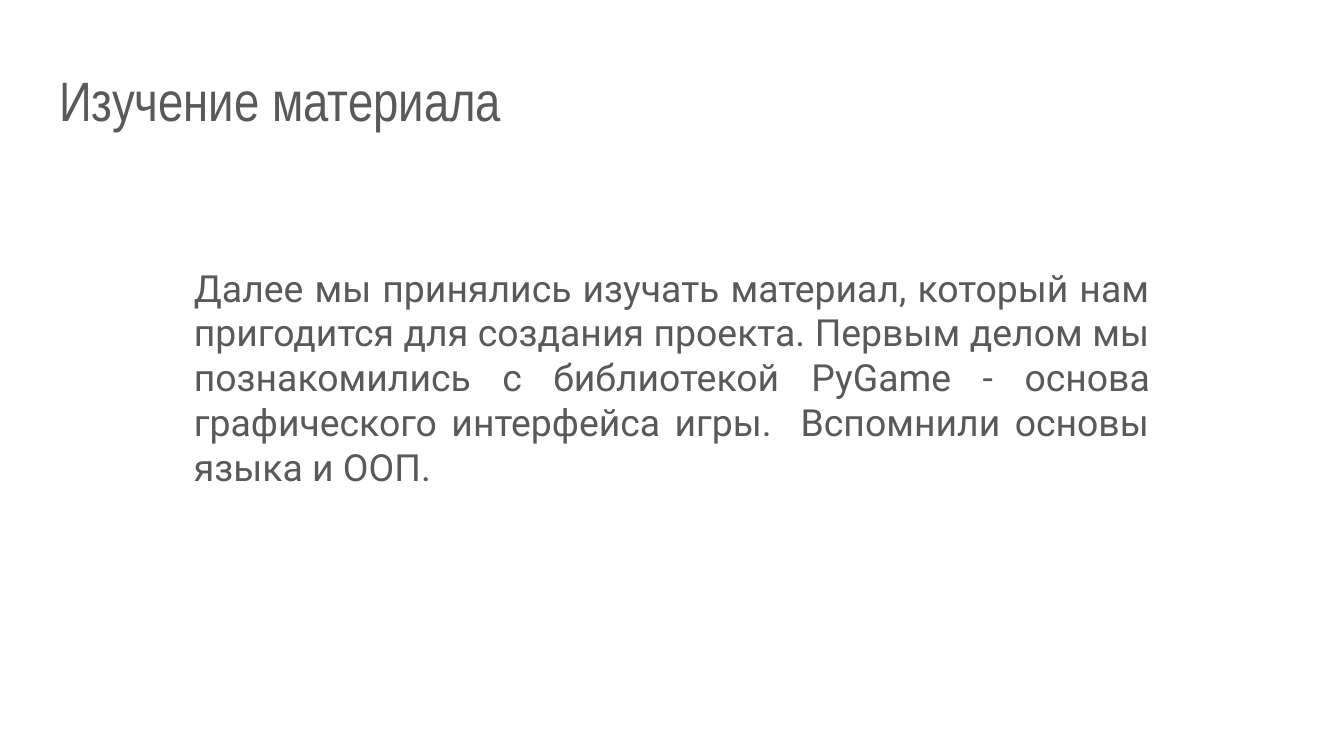
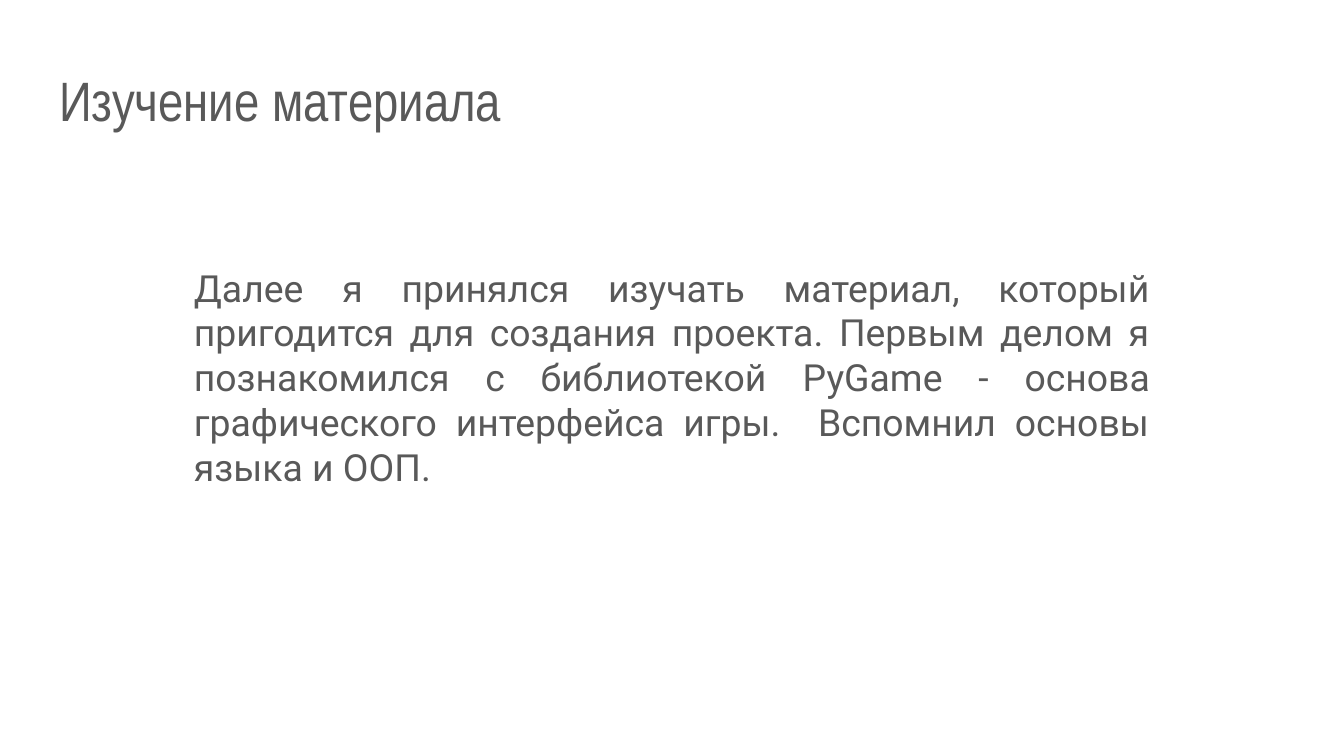
Before and after one commit to Bogdan0520/PZ, a slide deck: slide 5 of Game/Game презентация.pptx. Drawn at 1344x756 pixels with LibreOffice and Linux fonts; fonts in the diff are those of the drawing. Boxes give left, top, right and bottom in pixels: in the first picture for what was removed or moved away, otherwise in the second. Text is boxed around its words. In the diff, an @@ line names an element or a change of style, - is before the commit and + after.

```diff
--- a/Game/Game презентация.pptx
+++ b/Game/Game презентация.pptx
@@ text at (194,275,1150,482): text changed @@
-Далее мы принялись изучать материал, который нам пригодится для создания проекта. Первым делом мы познакомились с библиотекой PyGame - основа графического интерфейса игры. Вспомнили основы языка и ООП.
+Далее я принялся изучать материал, который пригодится для создания проекта. Первым делом я познакомился с библиотекой PyGame - основа графического интерфейса игры. Вспомнил основы языка и ООП.
```
Also in this commit, not shown: 2 other slides changed.
